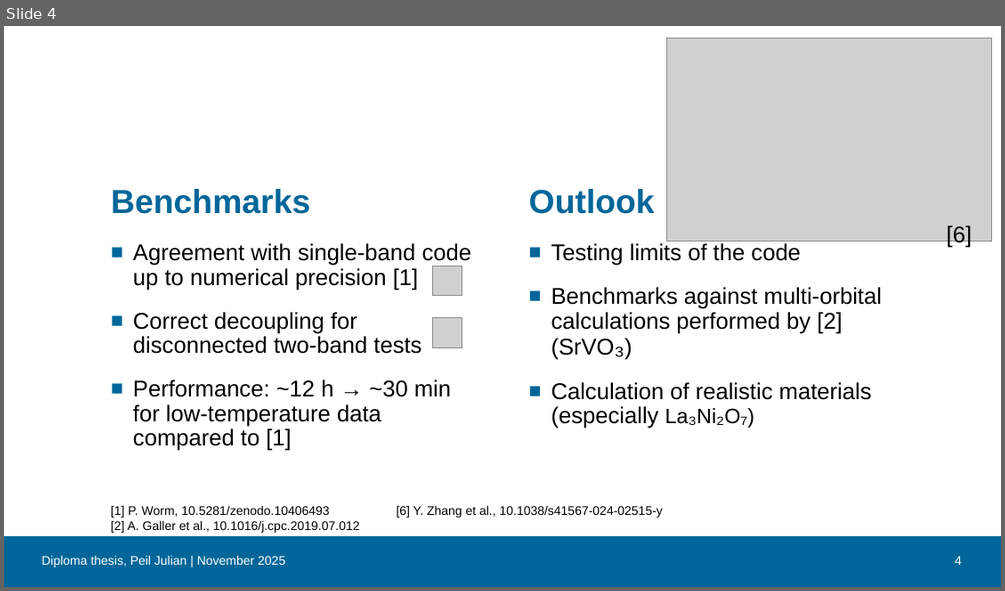
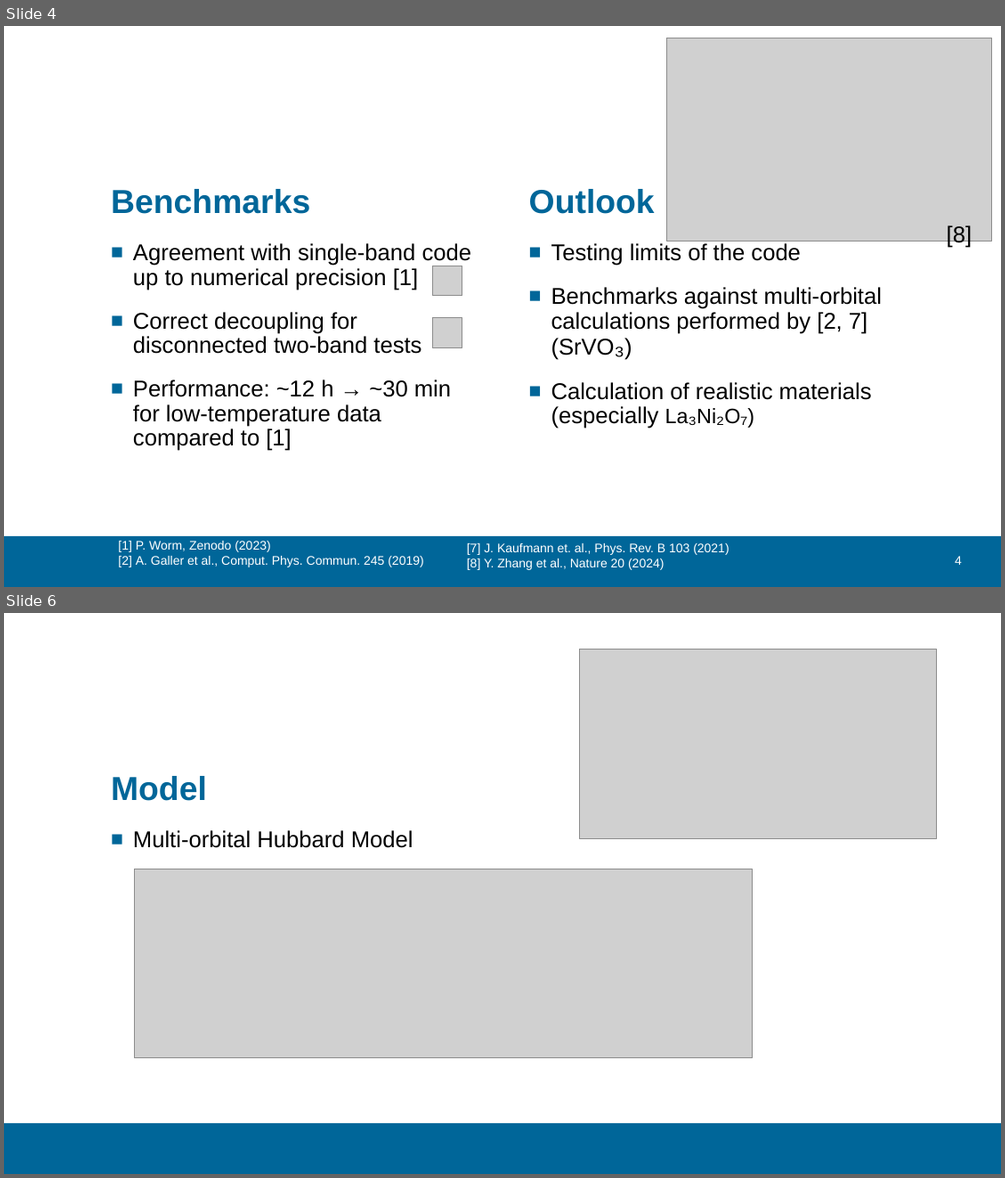
Before and after one commit to Julpe/MasterThesis, a slide deck: Chapters/Diploma_thesis_presentation.pptx. Shown one above the other, each under a label of ours: slide 4 before the commit, slides 4 and 6 after it; the slides between them are not shown. The pictures are 1005x591 and 1005x1178 pixels, drawn with LibreOffice and Linux fonts; fonts in the diff are those of the drawing; grey boxes stand for pictures; background and template pictures are left out. Boxes give left, top, right and bottom in pixels: in the first picture for what was removed or moved away, otherwise in the second. Text is boxed around its words. In the diff, an @@ line names an element or a change of style, - is before the commit and + after.

Commit message:
Added updated diploma thesis presentation

```diff
--- a/Chapters/Diploma_thesis_presentation.pptx
+++ b/Chapters/Diploma_thesis_presentation.pptx
@@ slide 6 added at <box>4,613,1001,1174</box>, background #FFFFFF; not listed: 1 template element that a slide beside it also shows @@
@@ picture added at <box>580,649,937,839</box> @@
@@ title added at <box>111,776,207,801</box>, 32 pt, text #006699, bold @@
+Model
@@ text added at <box>133,830,413,848</box>, 22 pt, text #000000 @@
+■ Multi-orbital Hubbard Model
@@ picture added at <box>134,868,752,1058</box> @@
@@ slide 4 changed as well @@
@@ text at <box>947,225,971,248</box>: text changed @@
-[6]
+[8]
@@ text at <box>551,287,882,334</box>: text changed @@
-■ Benchmarks against multi-orbital calculations performed by [2] (SrVO₃)
+■ Benchmarks against multi-orbital calculations performed by [2, 7] (SrVO₃)
@@ text removed at <box>41,556,285,567</box> @@
-Diploma thesis, Peil Julian | November 2025
@@ text at <box>118,540,423,567</box>: text changed; text colour #000000 to #FFFFFF @@
-[1] P. Worm, 10.5281/zenodo.10406493
-[2] A. Galler et al., 10.1016/j.cpc.2019.07.012
+[1] P. Worm, Zenodo (2023)
+[2] A. Galler et al., Comput. Phys. Commun. 245 (2019)
@@ text at <box>467,543,728,570</box>: text changed; text colour #000000 to #FFFFFF @@
-[6] Y. Zhang et al., 10.1038/s41567-024-02515-y
+[7] J. Kaufmann et. al., Phys. Rev. B 103 (2021)
+[8] Y. Zhang et al., Nature 20 (2024)
```
Also in this commit, not shown: 3 other slides changed, 1 other slide added, 1 slide removed, 2 other files.
